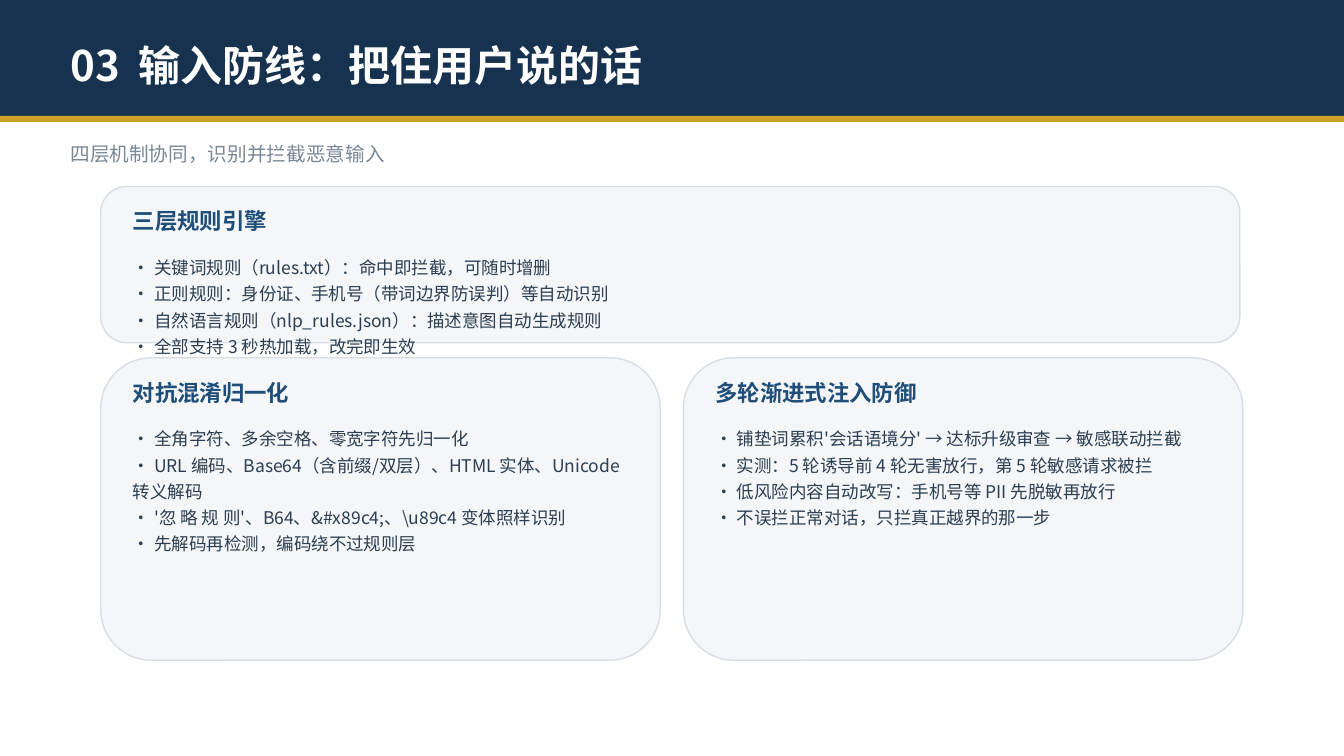
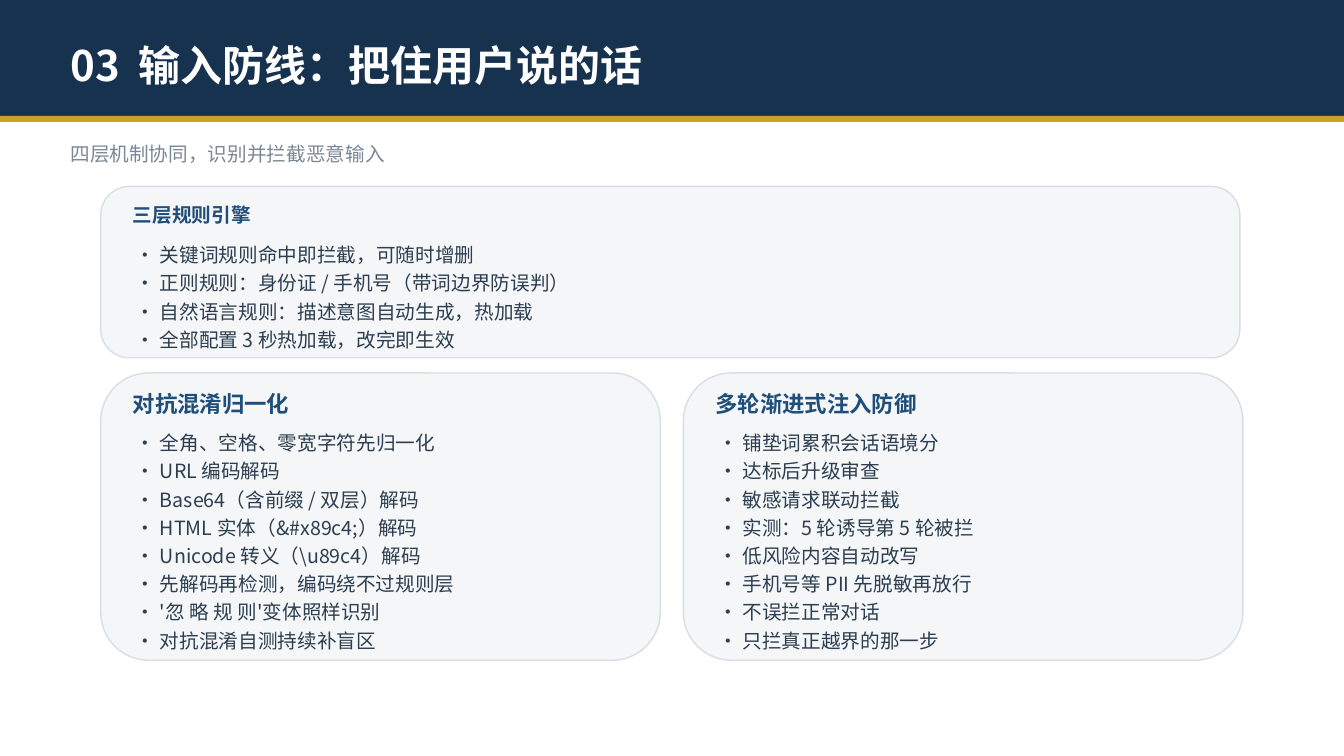
Before and after one commit to zhengyucheng-ktt/security-guard-agent, a slide deck: slide 6 of 安全交互守护智能体-演示.pptx. Drawn at 1344x756 pixels with LibreOffice and Linux fonts; fonts in the diff are those of the drawing. Boxes give left, top, right and bottom in pixels: in the first picture for what was removed or moved away, otherwise in the second. Text is boxed around its words. In the diff, an @@ line names an element or a change of style, - is before the commit and + after.

```diff
--- a/安全交互守护智能体-演示.pptx
+++ b/安全交互守护智能体-演示.pptx
@@ rounded rectangle: place and size @@
-rounded rectangle at [101,187,1240,343]
+rounded rectangle at [101,187,1240,358]
@@ text "三层规则引擎" at [133,205,251,224]: size 16 to 14 pt @@
@@ text at [160,245,570,349]: text changed; size 12.5 to 14 pt @@
-• 关键词规则（rules.txt）：命中即拦截，可随时增删
-• 正则规则：身份证、手机号（带词边界防误判）等自动识别
-• 自然语言规则（nlp_rules.json）：描述意图自动生成规则
-• 全部支持 3 秒热加载，改完即生效
+• 关键词规则命中即拦截，可随时增删
+• 正则规则：身份证 / 手机号（带词边界防误判）
+• 自然语言规则：描述意图自动生成，热加载
+• 全部配置 3 秒热加载，改完即生效
@@ rounded rectangle: place and size @@
-rounded rectangle at [101,358,660,660]
+rounded rectangle at [101,373,660,660]
@@ text "对抗混淆归一化": place and size @@
-text "对抗混淆归一化" at [133,382,289,403]
+text "对抗混淆归一化" at [133,393,289,414]
@@ rounded rectangle: place and size @@
-rounded rectangle at [684,358,1243,660]
+rounded rectangle at [684,373,1243,660]
@@ text "多轮渐进式注入防御": place and size @@
-text "多轮渐进式注入防御" at [716,382,917,403]
+text "多轮渐进式注入防御" at [716,393,917,414]
@@ vertical alignment top to middle in 3 elements at [743,433,974,650], [160,245,570,349], [160,433,455,650] @@
@@ text at [160,433,435,567]: text changed; size 12.5 to 14 pt @@
-• 全角字符、多余空格、零宽字符先归一化
-• URL 编码、Base64（含前缀/双层）、HTML 实体、Unicode 转义解码
-• '忽 略 规 则'、B64、&#x89c4;、\u89c4 变体照样识别
+• 全角、空格、零宽字符先归一化
+• URL 编码解码
+• Base64（含前缀 / 双层）解码
+• HTML 实体（&#x89c4;）解码
+• Unicode 转义（\u89c4）解码
@@ text at [743,433,974,650]: text changed; size 12.5 to 14 pt @@
-• 铺垫词累积'会话语境分' → 达标升级审查 → 敏感联动拦截
-• 实测：5 轮诱导前 4 轮无害放行，第 5 轮敏感请求被拦
-• 低风险内容自动改写：手机号等 PII 先脱敏再放行
-• 不误拦正常对话，只拦真正越界的那一步
+• 铺垫词累积会话语境分
+• 达标后升级审查
+• 敏感请求联动拦截
+• 实测：5 轮诱导第 5 轮被拦
+• 低风险内容自动改写
+• 手机号等 PII 先脱敏再放行
+• 不误拦正常对话
+• 只拦真正越界的那一步
@@ text at [160,574,455,593]: size 12.5 to 14 pt in "• 先解码再检测，编码绕不过规则层"; line spacing 1.25 to 1.2 @@
@@ text at [160,602,381,650]: paragraphs added @@
+• '忽 略 规 则'变体照样识别
+• 对抗混淆自测持续补盲区
```
Also in this commit, not shown: 14 other slides changed, 7 other files.
